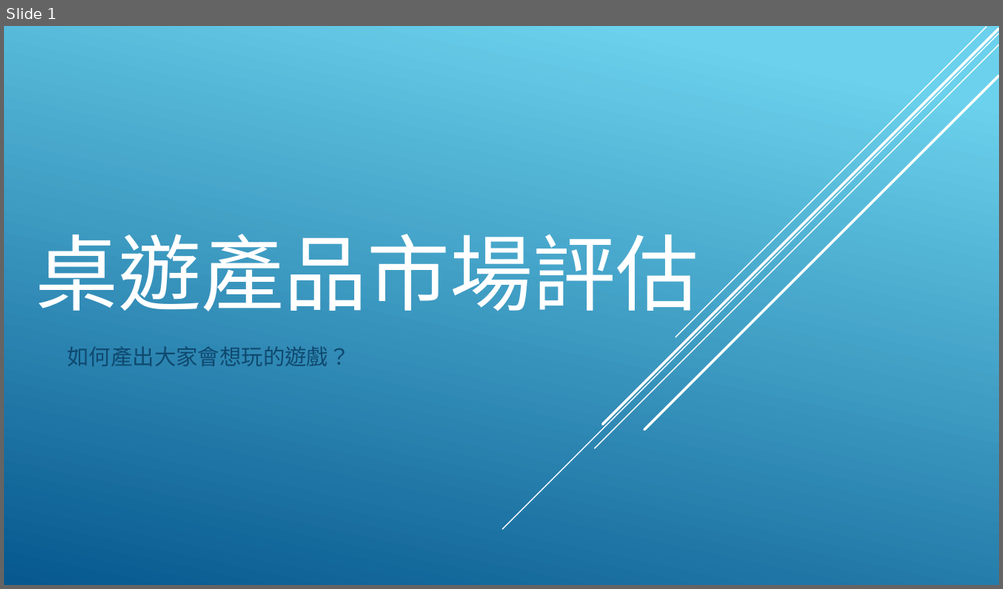
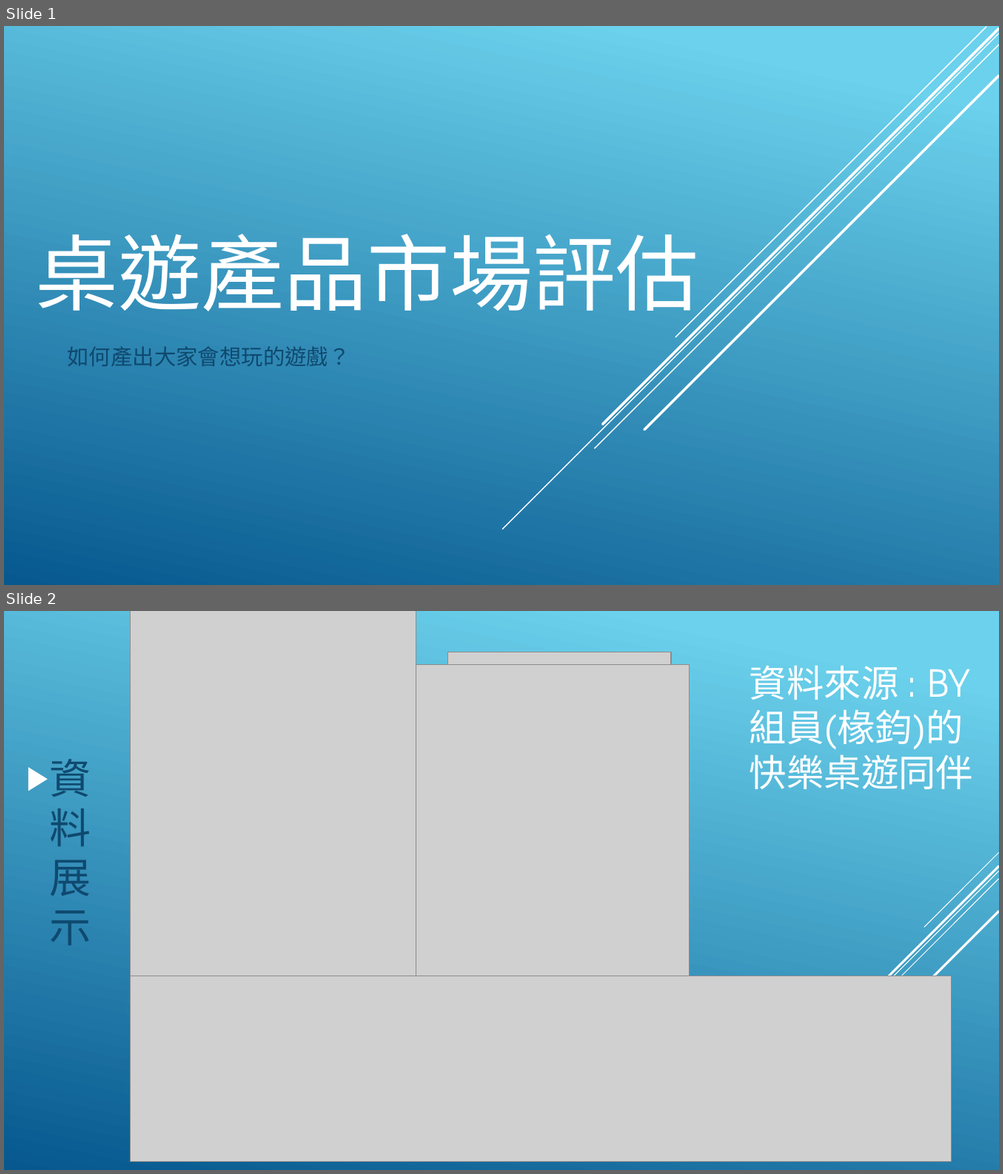
Before and after one commit to EastDetective/BoardGame, a slide deck: Pitch1.pptx. Shown one above the other, each under a label of ours: slide 1 before the commit, slides 1 and 2 after it. The pictures are 1003x589 and 1003x1174 pixels, drawn with LibreOffice and Linux fonts; fonts in the diff are those of the drawing; grey boxes stand for pictures. Boxes give left, top, right and bottom in pixels: in the first picture for what was removed or moved away, otherwise in the second. Text is boxed around its words. In the diff, an @@ line names an element or a change of style, - is before the commit and + after.

Commit message:
74

```diff
--- a/Pitch1.pptx
+++ b/Pitch1.pptx
@@ slide 2 added at bbox=[4, 611, 999, 1170], background gradient #6ED2EB to #06588E @@
@@ picture added at bbox=[130, 611, 415, 1093] @@
@@ picture added at bbox=[448, 652, 671, 665] @@
@@ picture added at bbox=[416, 665, 690, 1093] @@
@@ title added at bbox=[749, 665, 973, 789], 36 pt, text #FFFFFF @@
+資料來源 : BY組員(椽鈞)的快樂桌遊同伴
@@ text added at bbox=[50, 759, 91, 945], 40 pt, text #0F496F @@
+▶ 資料展示
@@ group added at bbox=[755, 853, 999, 1115]: 5 lines @@
@@ picture added at bbox=[130, 977, 950, 1162] @@
```
Also in this commit, not shown: 1 slide removed.
